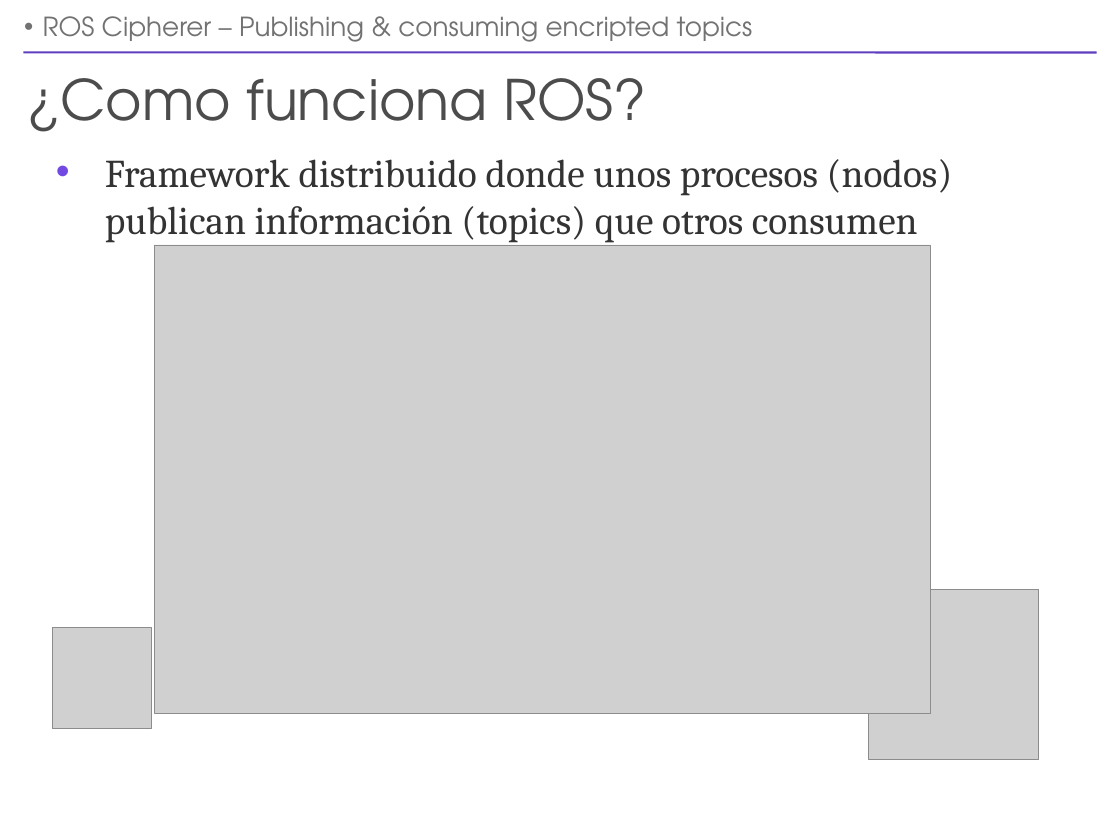
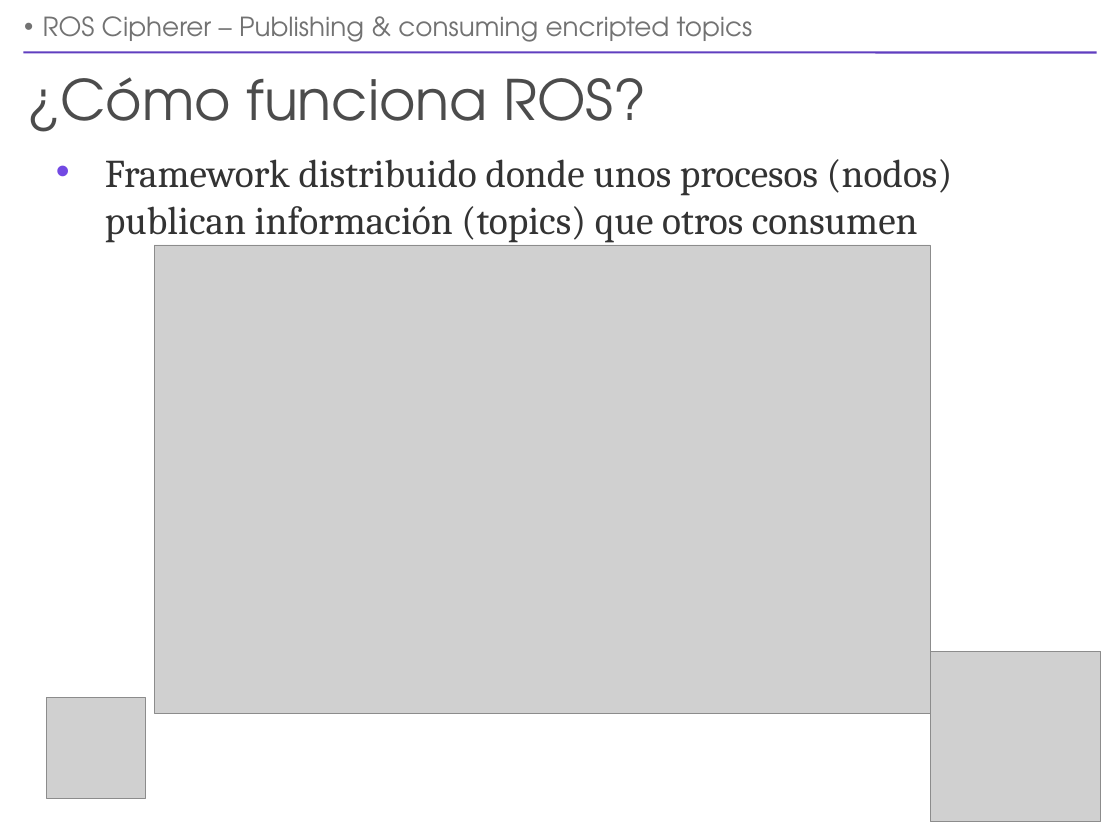
Before and after one commit to UleRobots/ROS-cipherer, a slide deck: slide 4 of doc/ros-cipherer-presentation-v2.odp. Drawn at 1120x840 pixels with LibreOffice and Linux fonts; fonts in the diff are those of the drawing; grey boxes stand for pictures. Boxes give left, top, right and bottom in pixels: in the first picture for what was removed or moved away, otherwise in the second. Text is boxed around its words. In the diff, an @@ line names an element or a change of style, - is before the commit and + after.

```diff
--- a/doc/ros-cipherer-presentation-v2.odp
+++ b/doc/ros-cipherer-presentation-v2.odp
@@ title at bbox=[27, 77, 646, 132]: text changed @@
-¿Como funciona ROS?
+¿Cómo funciona ROS?
@@ picture: place and size @@
-picture at bbox=[868, 589, 1039, 760]
+picture at bbox=[930, 651, 1101, 822]
@@ picture: place and size @@
-picture at bbox=[53, 628, 152, 729]
+picture at bbox=[46, 698, 146, 799]
```
Also in this commit, not shown: 5 other slides changed, 1 other file.
